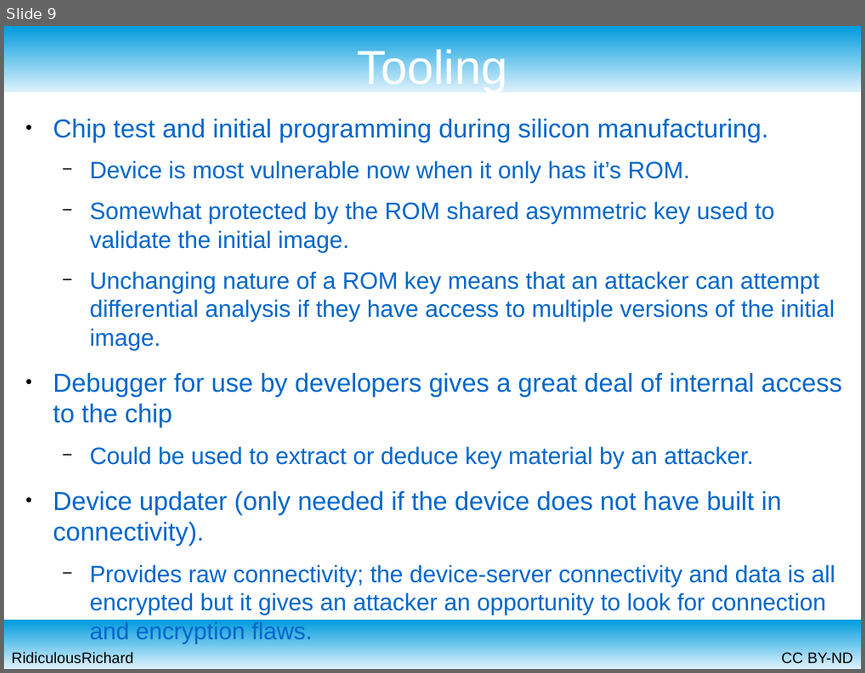
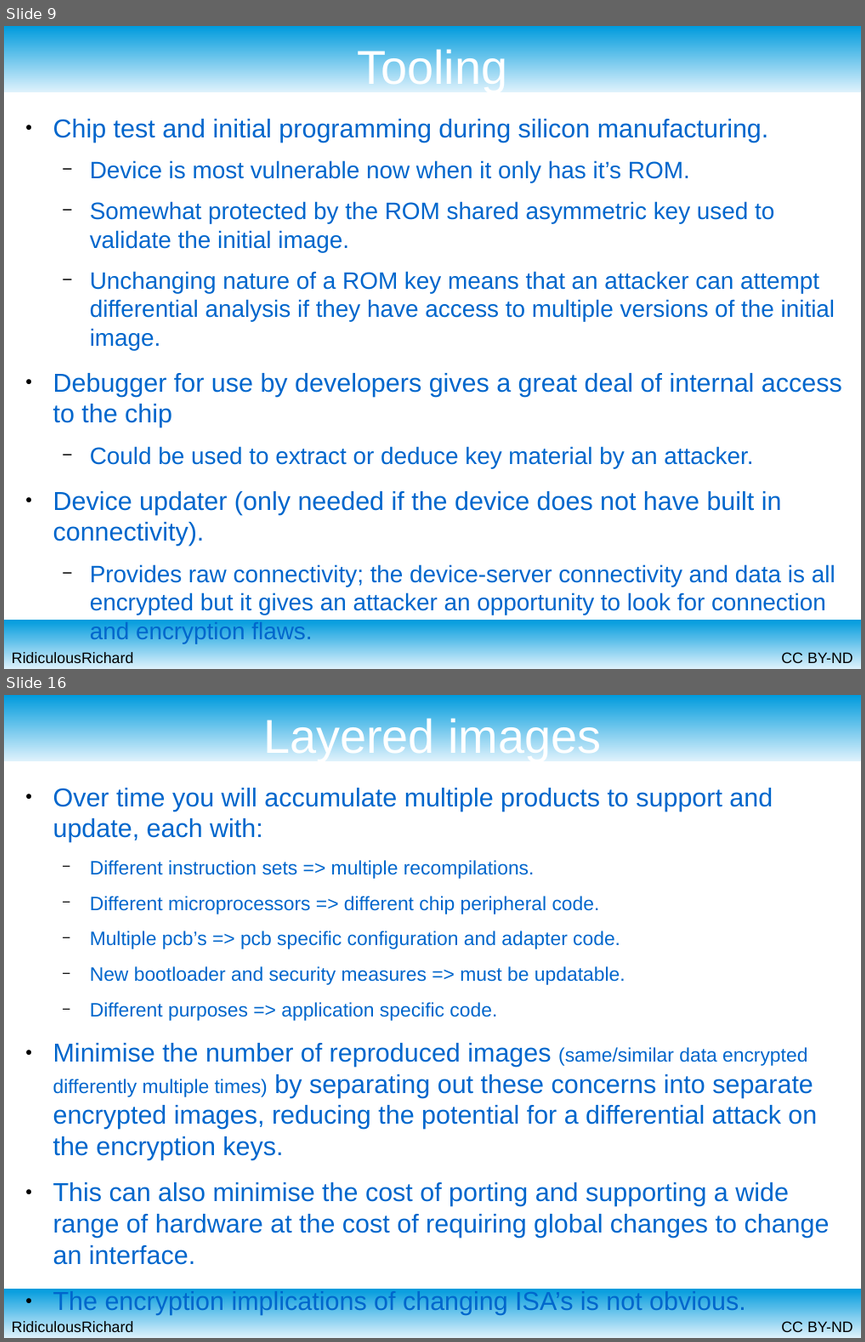
Before and after one commit to RidiculousRichard/presentations, a slide deck: 12 steps to firmware packages.odp. Shown one above the other, each under a label of ours: slide 9 before the commit, slides 9 and 16 after it; the slides between them are not shown. The pictures are 865x673 and 865x1342 pixels, drawn with LibreOffice and Linux fonts; fonts in the diff are those of the drawing. Boxes give left, top, right and bottom in pixels: in the first picture for what was removed or moved away, otherwise in the second. Text is boxed around its words. In the diff, an @@ line names an element or a change of style, - is before the commit and + after.

```diff
--- a/12 steps to firmware packages.odp
+++ b/12 steps to firmware packages.odp
@@ slide 16 added at (4, 695, 861, 1338), background #FFFFFF; not listed: 4 template elements that a slide beside it also shows @@
@@ title added at (263, 715, 601, 761), 44 pt, text #FFFFFF @@
+Layered images
@@ text added at (53, 788, 829, 1265), 24 pt, text #0066CC @@
+● Over time you will accumulate multiple products to support and update, each with:
+  − Different instruction sets => multiple recompilations.
+  − Different microprocessors => different chip peripheral code.
+  − Multiple pcb’s => pcb specific configuration and adapter code.
+  − New bootloader and security measures => must be updatable.
+  − Different purposes => application specific code.
+● Minimise the number of reproduced images (same/similar data encrypted differently multiple times) by separating out these concerns into separate encrypted images, reducing the potential for a differential attack on the encryption keys.
+● This can also minimise the cost of porting and supporting a wide range of hardware at the cost of requiring global changes to change an interface.
+● The encryption implications of changing ISA’s is not obvious.
```
Also in this commit, not shown: 7 slides changed, 4 other slides added, 1 slide removed.
